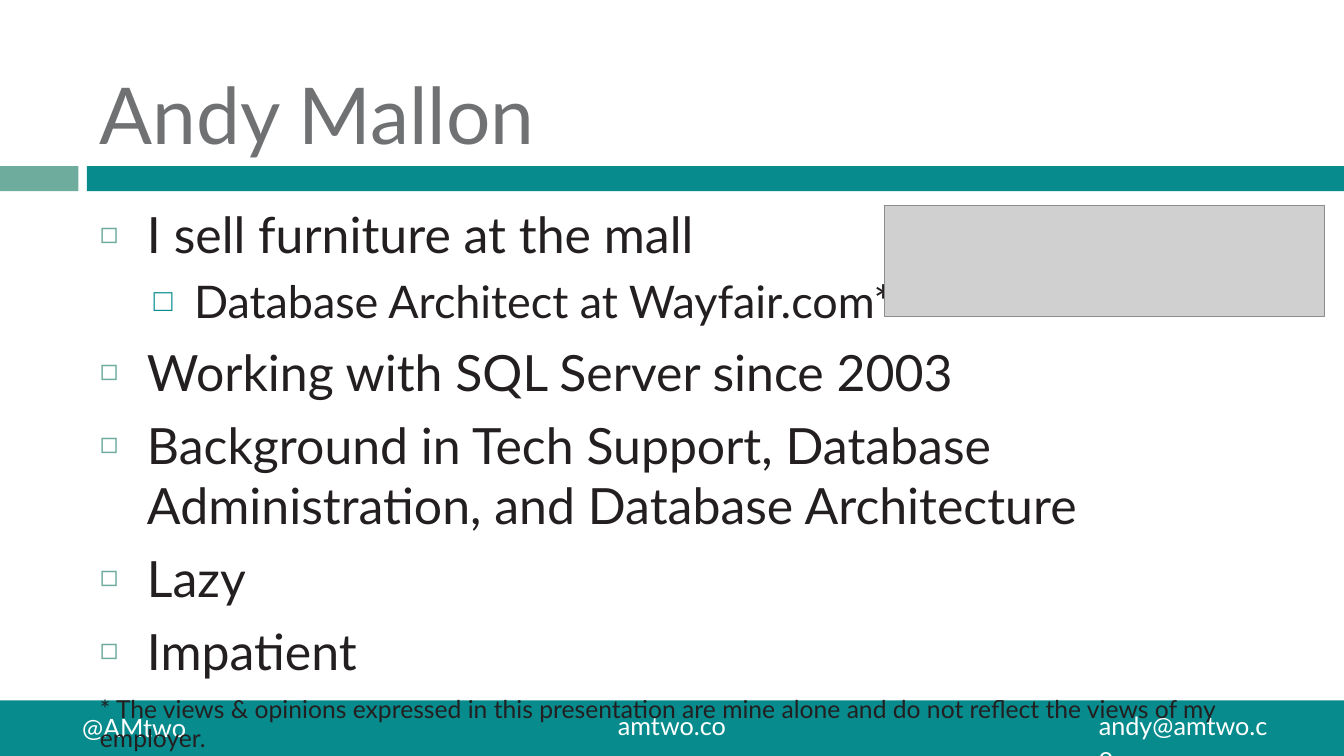
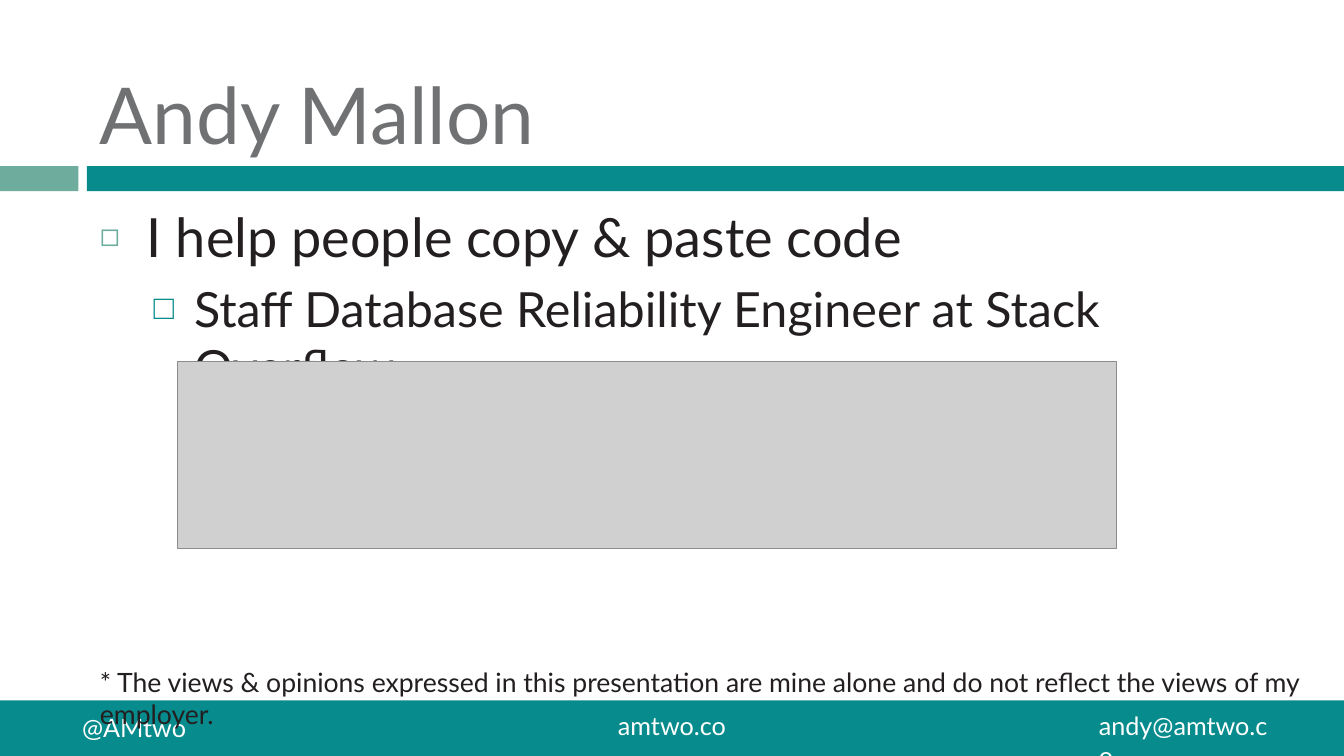
Before and after one commit to amtwo/Presentations, a slide deck: slide 2 of Demystifying-Data-Compression/Data_Compression.pptx. Drawn at 1344x756 pixels with LibreOffice and Linux fonts; fonts in the diff are those of the drawing; grey boxes stand for pictures. Boxes give left, top, right and bottom in pixels: in the first picture for what was removed or moved away, otherwise in the second. Text is boxed around its words. In the diff, an @@ line names an element or a change of style, - is before the commit and + after.

```diff
--- a/Demystifying-Data-Compression/Data_Compression.pptx
+++ b/Demystifying-Data-Compression/Data_Compression.pptx
@@ picture removed at [885, 206, 1325, 317] @@
@@ text at [147, 217, 1099, 362]: text changed; size 35.8 to 34.7 pt @@
-◻ I sell furniture at the mall
-  □ Database Architect at Wayfair.com*
-◻ Working with SQL Server since 2003
-◻ Background in Tech Support, Database Administration, and Database Architecture
-◻ Lazy
-◻ Impatient
+◻ I help people copy & paste code
+  □ Staff Database Reliability Engineer at Stack Overflow
@@ picture added at [177, 362, 1116, 549] @@
@@ text at [117, 672, 1300, 697]: size 17.6 to 19 pt in "* The views & opinions expressed in ..." @@
```
Also in this commit, not shown: 3 other slides changed, 1 slide added, 1 slide removed.
